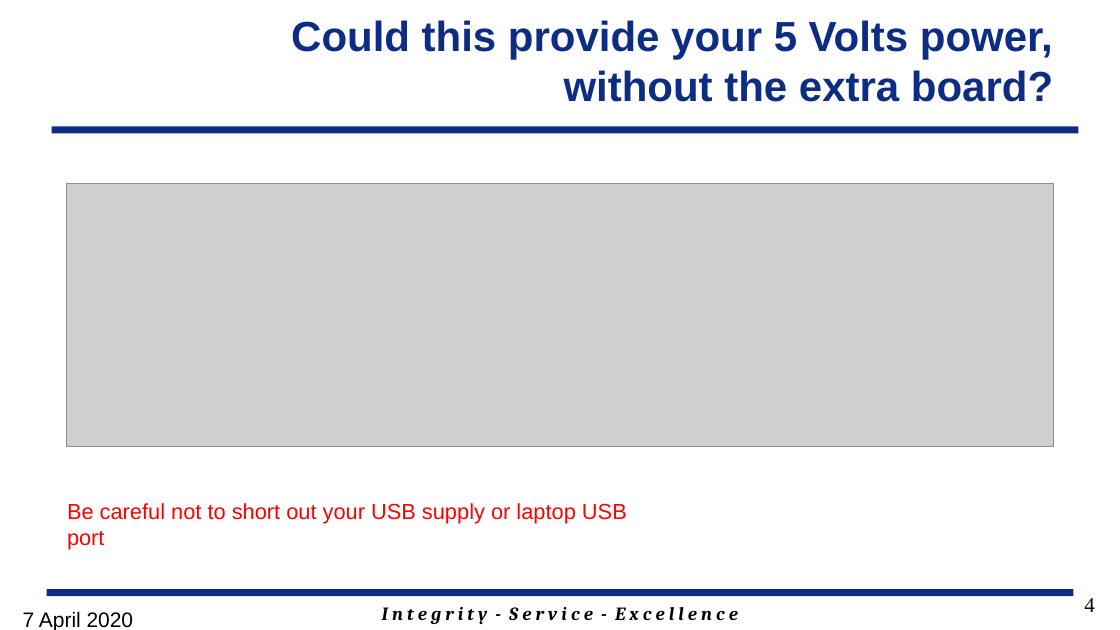
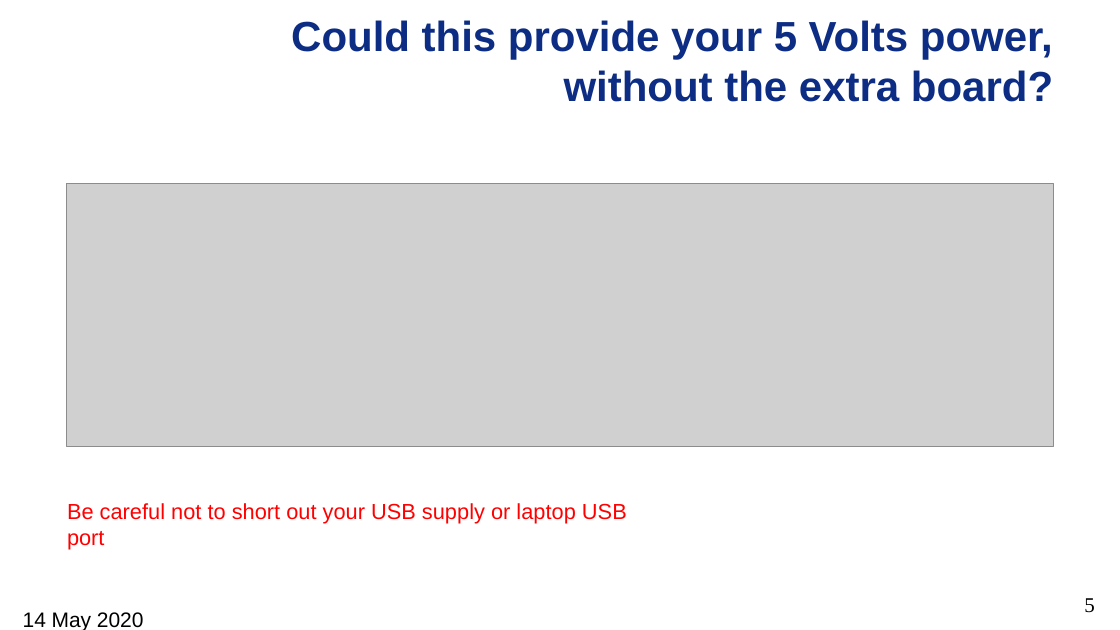
Before and after one commit to GeorgeYork/ECE383_web, a slide deck: slide 5 of datasheets/NES controller hints.pptx (slide 4 before the commit). Drawn at 1120x630 pixels with LibreOffice and Linux fonts; fonts in the diff are those of the drawing; grey boxes stand for pictures; background and template pictures are left out. Boxes give left, top, right and bottom in pixels: in the first picture for what was removed or moved away, otherwise in the second. Text is boxed around its words. In the diff, an @@ line names an element or a change of style, - is before the commit and + after.

```diff
--- a/datasheets/NES controller hints.pptx
+++ b/datasheets/NES controller hints.pptx
@@ line removed from (52, 130) to (1079, 130) @@
@@ line removed from (47, 592) to (1073, 592) @@
@@ page number at [1084, 598, 1094, 613]: text changed @@
-4
+5
@@ text at [23, 612, 144, 630]: text changed @@
-7 April 2020
+14 May 2020
@@ text removed at [382, 607, 738, 624] @@
-I n t e g r i t y - S e r v i c e - E x c e l l e n c e
```
Also in this commit, not shown: 7 other slides changed, 1 slide removed.
